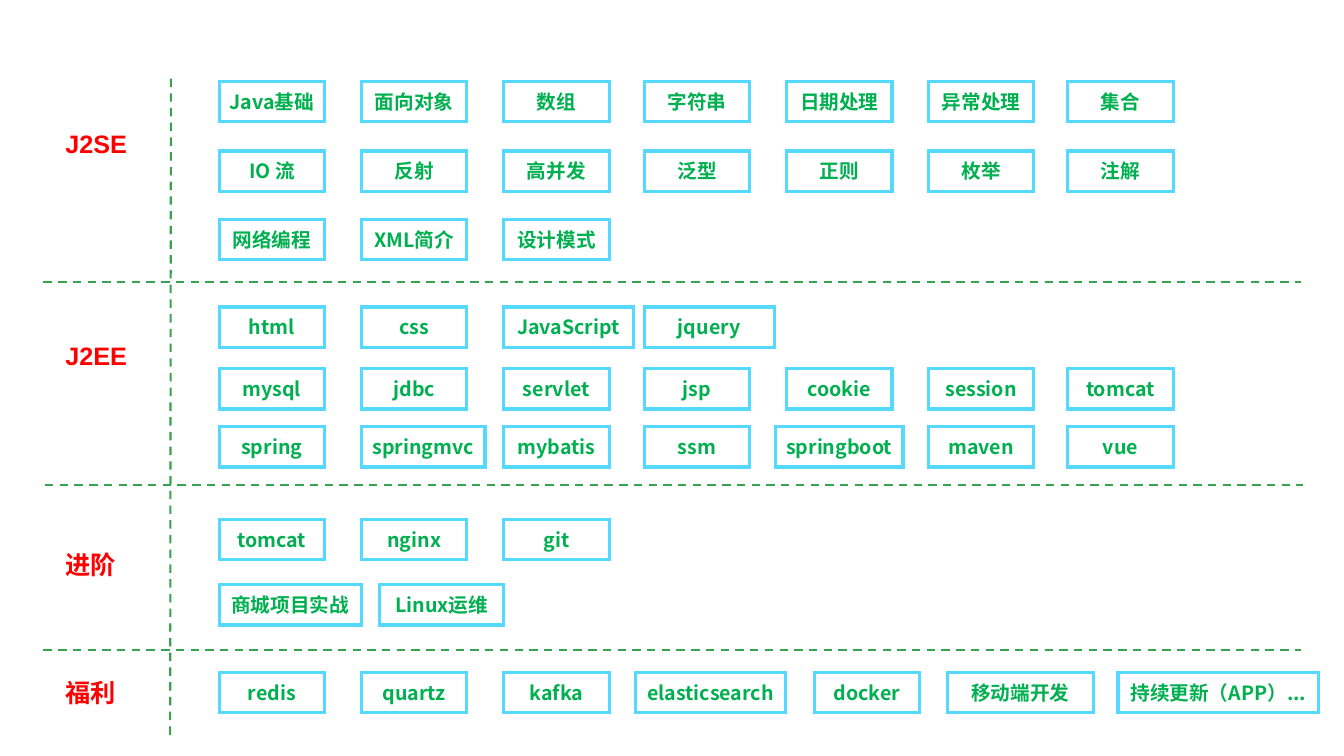
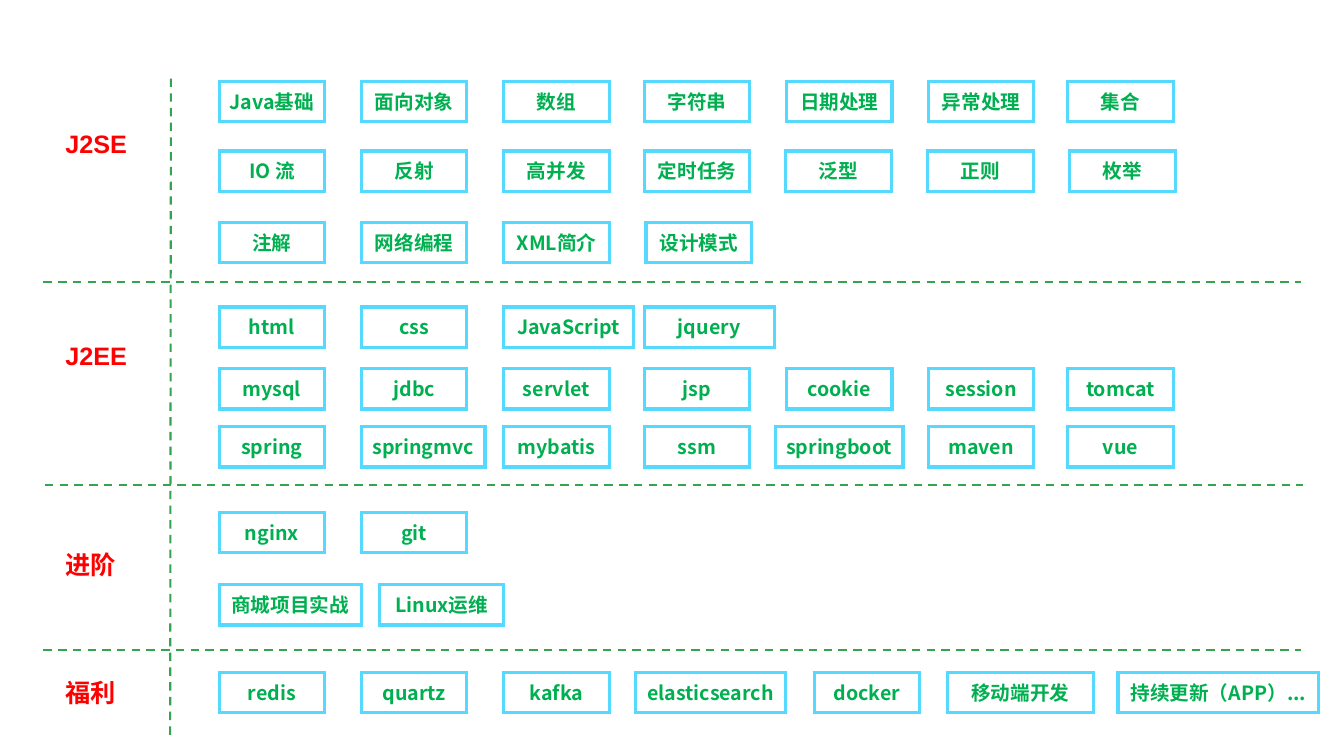
Before and after one commit to linkknown/PPT, a slide deck: slide 2 of 基础PPT/第0a章：Java教学线路图.pptx. Drawn at 1344x756 pixels with LibreOffice and Linux fonts; fonts in the diff are those of the drawing; background and template pictures are left out. Boxes give left, top, right and bottom in pixels: in the first picture for what was removed or moved away, otherwise in the second. Text is boxed around its words. In the diff, an @@ line names an element or a change of style, - is before the commit and + after.

Commit message:
PPT 优化

```diff
--- a/基础PPT/第0a章：Java教学线路图.pptx
+++ b/基础PPT/第0a章：Java教学线路图.pptx
@@ rectangle added at [644,151,750,192], outline #55D9FF 2.25 pt, 14 pt, text #00B050, bold @@
+定时任务
@@ rectangle "泛型": place and size @@
-rectangle "泛型" at [644,151,750,192]
+rectangle "泛型" at [786,151,892,192]
@@ rectangle "正则": place and size @@
-rectangle "正则" at [786,151,892,192]
+rectangle "正则" at [929,151,1034,192]
@@ rectangle "枚举": place and size @@
-rectangle "枚举" at [929,151,1034,192]
+rectangle "枚举" at [1070,151,1176,192]
@@ rectangle "注解": place and size @@
-rectangle "注解" at [1068,151,1174,192]
+rectangle "注解" at [219,223,325,263]
@@ rectangle "网络编程": place and size @@
-rectangle "网络编程" at [219,220,325,260]
+rectangle "网络编程" at [362,223,468,263]
@@ rectangle "XML简介": place and size @@
-rectangle "XML简介" at [362,220,468,260]
+rectangle "XML简介" at [504,223,610,263]
@@ rectangle "设计模式": place and size @@
-rectangle "设计模式" at [504,220,610,260]
+rectangle "设计模式" at [646,223,752,263]
@@ rectangle "nginx": place and size @@
-rectangle "nginx" at [362,519,468,560]
+rectangle "nginx" at [219,512,325,553]
@@ rectangle removed at [219,519,325,560] @@
-tomcat
@@ rectangle "git": place and size @@
-rectangle "git" at [504,519,610,560]
+rectangle "git" at [361,512,467,553]
```
